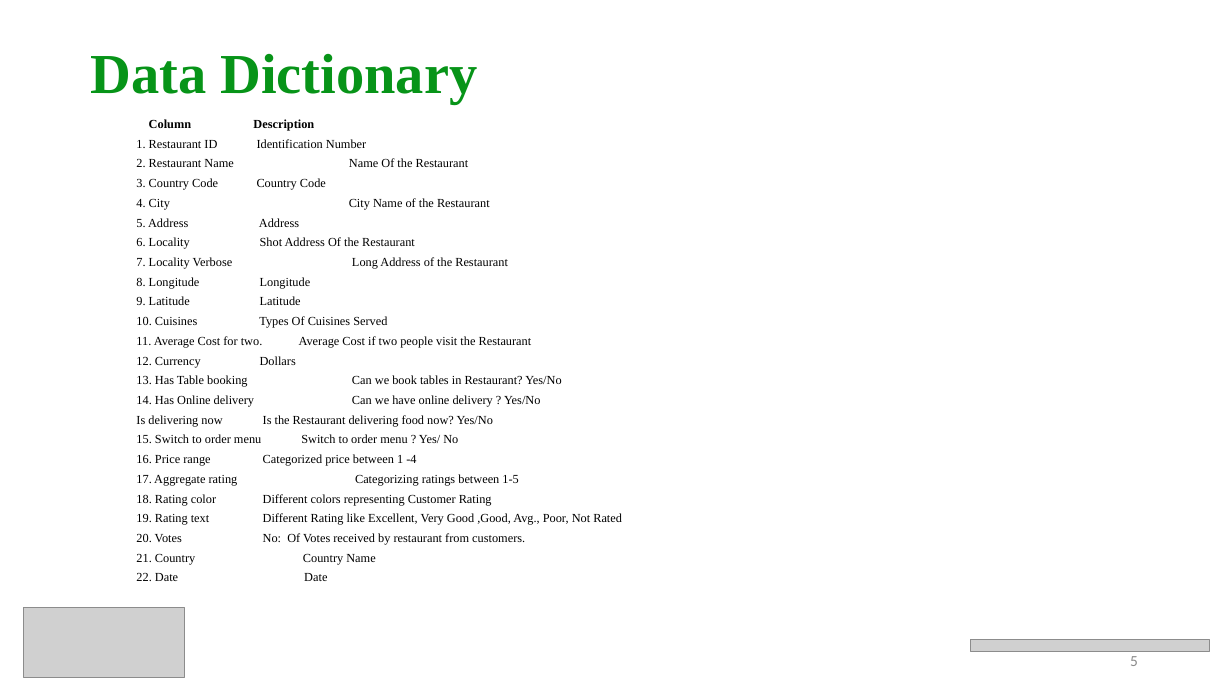
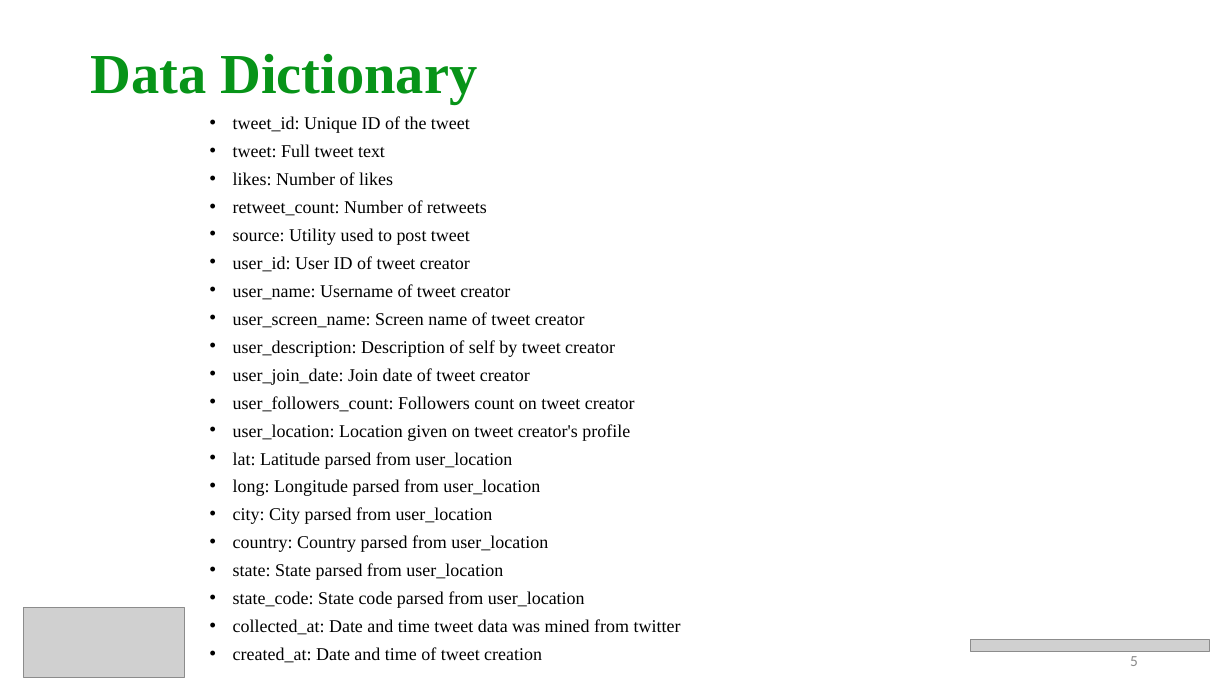
Before and after one commit to prithvikolla/Data-Visualization, a slide deck: slide 5 of Data-Visualization/Final Project/Kolla_FinalProject.pptx. Drawn at 1232x693 pixels with LibreOffice and Linux fonts; fonts in the diff are those of the drawing; grey boxes stand for pictures. Boxes give left, top, right and bottom in pixels: in the first picture for what was removed or moved away, otherwise in the second. Text is boxed around its words. In the diff, an @@ line names an element or a change of style, - is before the commit and + after.

```diff
--- a/Data-Visualization/Final Project/Kolla_FinalProject.pptx
+++ b/Data-Visualization/Final Project/Kolla_FinalProject.pptx
@@ text at bbox=[233, 116, 681, 663]: text changed; size 9.6 to 14 pt @@
-  Column Description
-  1. Restaurant ID Identification Number
-  2. Restaurant Name Name Of the Restaurant
-  3. Country Code Country Code
-  4. City City Name of the Restaurant
-  5. Address Address
-  6. Locality Shot Address Of the Restaurant
-  7. Locality Verbose Long Address of the Restaurant
-  8. Longitude Longitude
-  9. Latitude Latitude
-  10. Cuisines Types Of Cuisines Served
-  11. Average Cost for two. Average Cost if two people visit the Restaurant
-  12. Currency Dollars
-  13. Has Table booking Can we book tables in Restaurant? Yes/No
-  14. Has Online delivery Can we have online delivery ? Yes/No
-  Is delivering now Is the Restaurant delivering food now? Yes/No
-  15. Switch to order menu Switch to order menu ? Yes/ No
-  16. Price range Categorized price between 1 -4
-  17. Aggregate rating Categorizing ratings between 1-5
-  18. Rating color Different colors representing Customer Rating
-  19. Rating text Different Rating like Excellent, Very Good ,Good, Avg., Poor, Not Rated
-  20. Votes No: Of Votes received by restaurant from customers.
-  21. Country Country Name
-  22. Date Date
+• tweet_id: Unique ID of the tweet
+• tweet: Full tweet text
+• likes: Number of likes
+• retweet_count: Number of retweets
+• source: Utility used to post tweet
+• user_id: User ID of tweet creator
+• user_name: Username of tweet creator
+• user_screen_name: Screen name of tweet creator
+• user_description: Description of self by tweet creator
+• user_join_date: Join date of tweet creator
+• user_followers_count: Followers count on tweet creator
+• user_location: Location given on tweet creator's profile
+• lat: Latitude parsed from user_location
+• long: Longitude parsed from user_location
+• city: City parsed from user_location
+• country: Country parsed from user_location
+• state: State parsed from user_location
+• state_code: State code parsed from user_location
+• collected_at: Date and time tweet data was mined from twitter
+• created_at: Date and time of tweet creation
```
Also in this commit, not shown: 8 other slides changed, 1 slide added, 1 slide removed, 5 other files.
